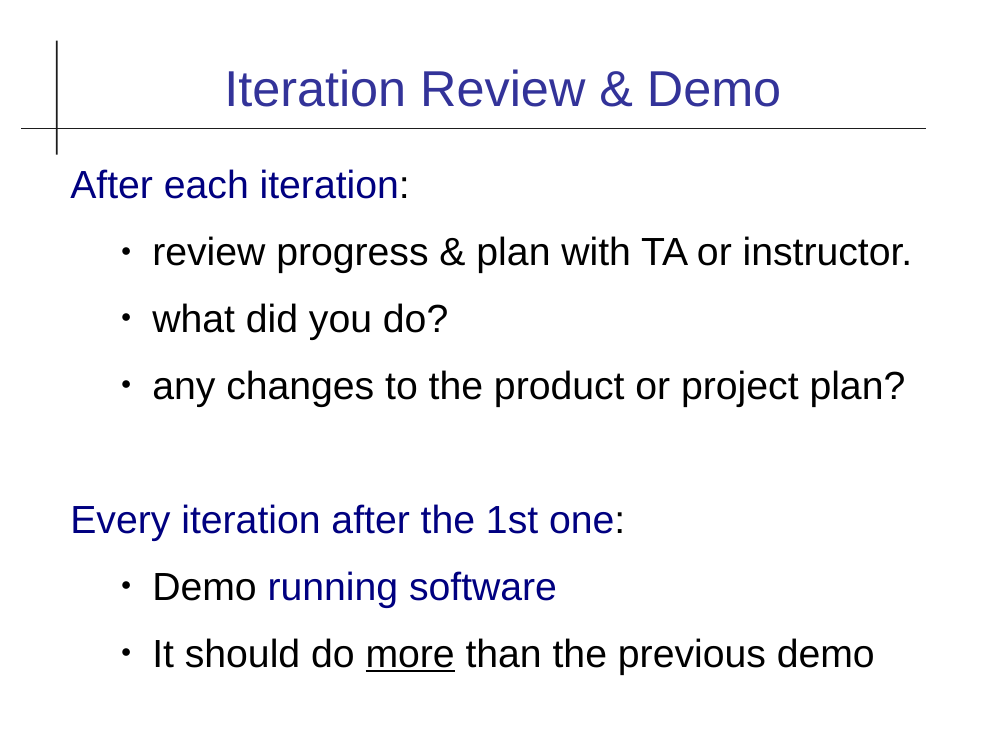
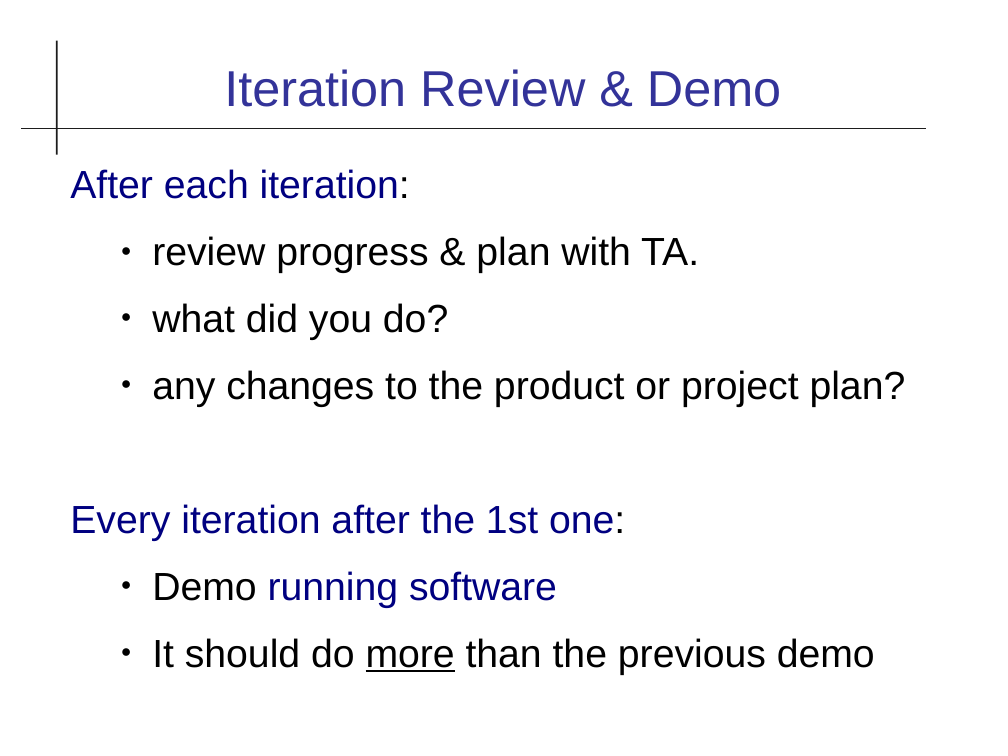
Before and after one commit to cpske/ISP, a slide deck: slide 25 of assignment/project/Iteration1.odp (slide 24 before the commit). Drawn at 1008x756 pixels with LibreOffice and Linux fonts; fonts in the diff are those of the drawing. Boxes give left, top, right and bottom in pixels: in the first picture for what was removed or moved away, otherwise in the second. Text is boxed around its words. In the diff, an @@ line names an element or a change of style, - is before the commit and + after.

```diff
--- a/assignment/project/Iteration1.odp
+++ b/assignment/project/Iteration1.odp
@@ text at (x1=152, y1=236, x2=699, y2=273): text changed @@
-  ● review progress & plan with TA or instructor.
+  ● review progress & plan with TA.
```
Also in this commit, not shown: 9 other slides changed, 4 slides added, 3 slides removed, 6 other files.
